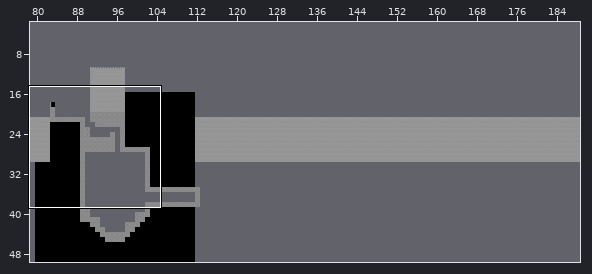
Two states of a Tiled map, map/map04.tmx. The first picture is a wide view before the edit; the outline marks the close-up.
Close-up. The starting point:
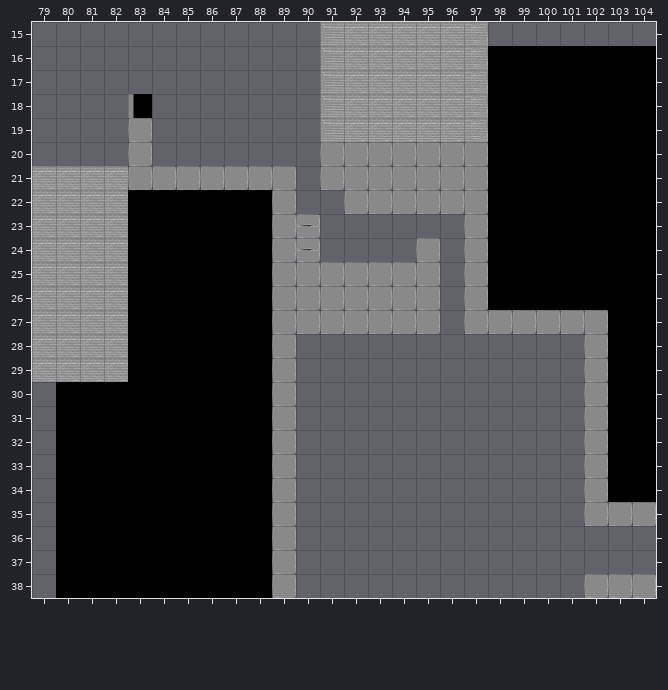
Cells are 70x70 px. Shown: x 79..104, y 15..38. The commit also changed other parts of the map, which this record leaves out.
Now the later version:
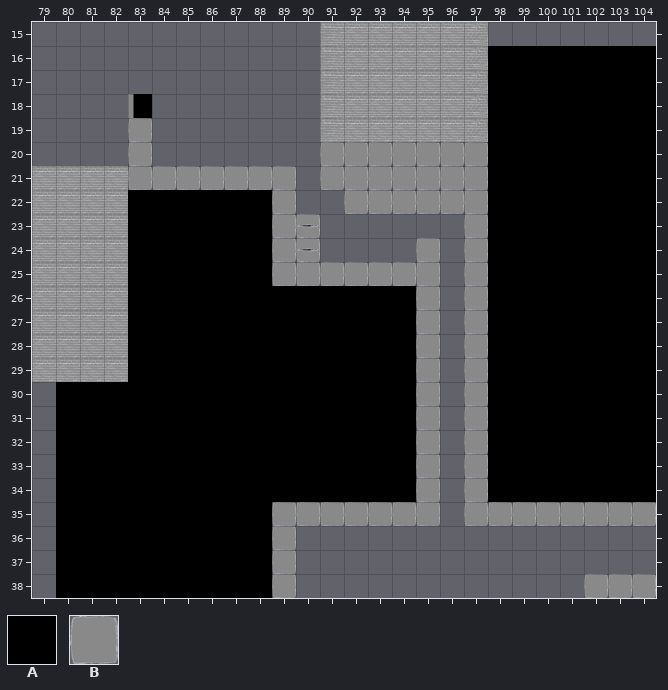
Key: from "blackwhite": A 1; from "blocks": B 4.
_ is an empty cell.
Change:
{"where": "layer \"Tile Layer 1\""}
{"y":26,"x":89,"old":"BBBBBB","new":"AAAAAA"}
{"y":27,"x":89,"old":"BBBBBB","new":"AAAAAA"}
{"y":27,"x":98,"old":"BBBBB","new":"AAAAA"}
{"y":28,"x":89,"old":"B______","new":"AAAAAAB"}
{"y":28,"x":97,"old":"_____B","new":"BAAAAA"}
{"y":29,"x":89,"old":"B______","new":"AAAAAAB"}
{"y":29,"x":97,"old":"_____B","new":"BAAAAA"}
{"y":30,"x":89,"old":"B______","new":"AAAAAAB"}
{"y":30,"x":97,"old":"_____B","new":"BAAAAA"}
{"y":31,"x":89,"old":"B______","new":"AAAAAAB"}
{"y":31,"x":97,"old":"_____B","new":"BAAAAA"}
{"y":32,"x":89,"old":"B______","new":"AAAAAAB"}
{"y":32,"x":97,"old":"_____B","new":"BAAAAA"}
{"y":33,"x":89,"old":"B______","new":"AAAAAAB"}
{"y":33,"x":97,"old":"_____B","new":"BAAAAA"}
{"y":34,"x":89,"old":"B______","new":"AAAAAAB"}
{"y":34,"x":97,"old":"_____B","new":"BAAAAA"}
{"y":35,"x":90,"old":"______","new":"BBBBBB"}
{"y":35,"x":97,"old":"_____","new":"BBBBB"}
